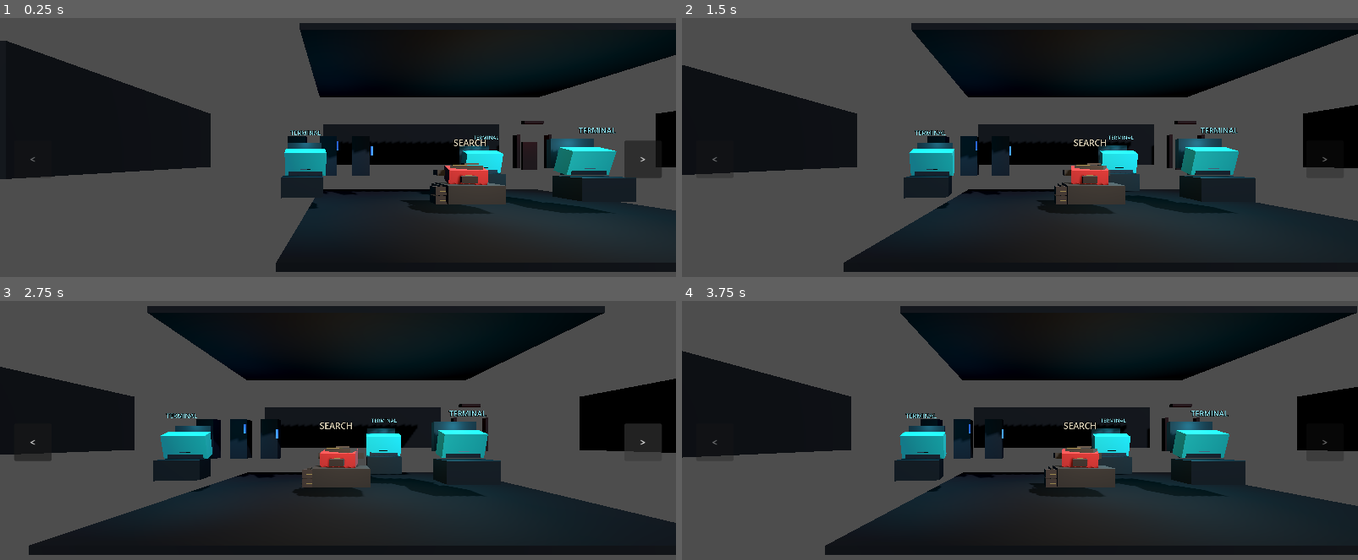
Above: before the commit, frames 1-4 (two rows, left to right).
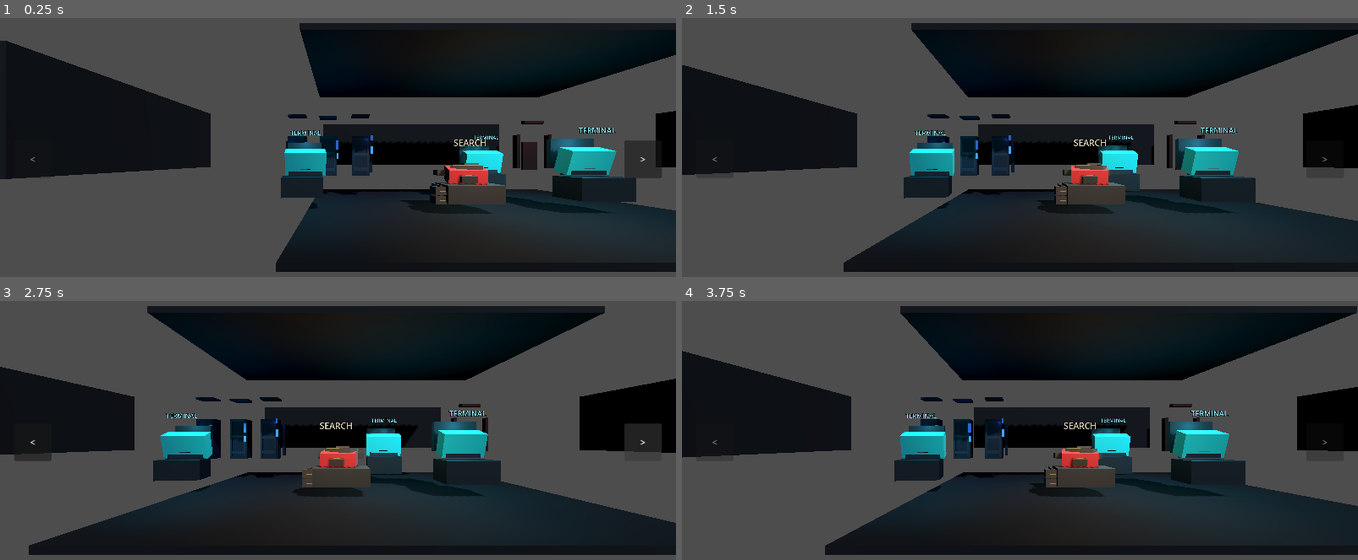
Above: after the commit, the same moments.

Repository: RealAtomTR/Familiar-Strange
Game: Godot game, scene res://node_3d.tscn
Two runs of this game, one before a commit and one after it. Both use one fixed random seed, a clock stepped at 60 frames per second and the inputs below.
Inputs:
- Up to frame 1 (0.25 s): no input
- Up to frame 2 (1.5 s): click ">" at 0.5 s; click "<" at 1.25 s
- Up to frame 3 (2.75 s): click ">" at 2 s
- Up to frame 4 (3.75 s): click "<" at 2.75 s; click ">" at 3.5 s

The runs differ from the first frame. In frame 1, 0.3% of the frame differs, in the area x 42-56%, y 37-68%; in frame 2, 0.3%; in frame 3, 0.3%, in the area x 28-43%, y 37-68%; in frame 4, 0.3%.

Commit message:
Add server rack visual placeholders

Diff:
--- a/familiar-strange/node_3d.tscn
+++ b/familiar-strange/node_3d.tscn
@@ -126,6 +126,28 @@
 [sub_resource type="StandardMaterial3D" id="Material_search_folder"]
 albedo_color = Color(0.62, 0.56, 0.34, 1)
 roughness = 0.94
+
+[sub_resource type="BoxMesh" id="BoxMesh_server_panel"]
+size = Vector3(0.62, 0.12, 0.05)
+
+[sub_resource type="BoxMesh" id="BoxMesh_server_rail"]
+size = Vector3(0.06, 1.54, 0.06)
+
+[sub_resource type="BoxMesh" id="BoxMesh_server_topcap"]
+size = Vector3(0.78, 0.08, 0.68)
+
+[sub_resource type="BoxMesh" id="BoxMesh_server_sidepipe"]
+size = Vector3(0.12, 1.46, 0.12)
+
+[sub_resource type="StandardMaterial3D" id="Material_server_trim"]
+albedo_color = Color(0.14, 0.17, 0.22, 1)
+roughness = 0.55
+metallic = 0.32
+
+[sub_resource type="StandardMaterial3D" id="Material_server_pipe"]
+albedo_color = Color(0.08, 0.13, 0.18, 1)
+roughness = 0.46
+metallic = 0.4
 
 [node name="Node3D" type="Node3D" unique_id=15173832]
 script = ExtResource("1_nxgol")
@@ -228,8 +250,48 @@
 material_override = SubResource("Material_server")
 scale = Vector3(0.75, 1.75, 0.65)
 
+[node name="ServerRackATopCap" type="MeshInstance3D" parent="EnvironmentGreybox"]
+transform = Transform3D(1, 0, 0, 0, 1, 0, 0, 0, 1, -1.8, 3.52, -3.1)
+mesh = SubResource("BoxMesh_server_topcap")
+material_override = SubResource("Material_server_trim")
+
+[node name="ServerRackARailLeft" type="MeshInstance3D" parent="EnvironmentGreybox"]
+transform = Transform3D(1, 0, 0, 0, 1, 0, 0, 0, 1, -2.1, 1.74, -2.72)
+mesh = SubResource("BoxMesh_server_rail")
+material_override = SubResource("Material_server_trim")
+
+[node name="ServerRackARailRight" type="MeshInstance3D" parent="EnvironmentGreybox"]
+transform = Transform3D(1, 0, 0, 0, 1, 0, 0, 0, 1, -1.5, 1.74, -2.72)
+mesh = SubResource("BoxMesh_server_rail")
+material_override = SubResource("Material_server_trim")
+
+[node name="ServerRackAPanelTop" type="MeshInstance3D" parent="EnvironmentGreybox"]
+transform = Transform3D(1, 0, 0, 0, 0.999391, 0.0348995, 0, -0.0348995, 0.999391, -1.8, 2.56, -2.72)
+mesh = SubResource("BoxMesh_server_panel")
+material_override = SubResource("Material_server_trim")
+
+[node name="ServerRackAPanelMid" type="MeshInstance3D" parent="EnvironmentGreybox"]
+transform = Transform3D(1, 0, 0, 0, 0.999391, 0.0348995, 0, -0.0348995, 0.999391, -1.8, 1.88, -2.72)
+mesh = SubResource("BoxMesh_server_panel")
+material_override = SubResource("Material_server_trim")
+
+[node name="ServerRackAPanelLow" type="MeshInstance3D" parent="EnvironmentGreybox"]
+transform = Transform3D(1, 0, 0, 0, 0.999391, 0.0348995, 0, -0.0348995, 0.999391, -1.8, 1.2, -2.72)
+mesh = SubResource("BoxMesh_server_panel")
+material_override = SubResource("Material_server_trim")
+
+[node name="ServerRackASidePipe" type="MeshInstance3D" parent="EnvironmentGreybox"]
+transform = Transform3D(1, 0, 0, 0, 1, 0, 0, 0, 1, -2.34, 1.72, -3.46)
+mesh = SubResource("BoxMesh_server_sidepipe")
+material_override = SubResource("Material_server_pipe")
+
 [node name="ServerRackAIndicator" type="MeshInstance3D" parent="EnvironmentGreybox"]
-transform = Transform3D(1, 0, 0, 0, 1, 0, 0, 0, 1, -1.36, 2.05, -2.42)
+transform = Transform3D(1.3, 0, 0, 0, 1.05, 0, 0, 0, 1, -1.36, 2.12, -2.42)
+mesh = SubResource("BoxMesh_indicator")
+material_override = SubResource("Material_server_indicator")
+
+[node name="ServerRackAIndicatorLow" type="MeshInstance3D" parent="EnvironmentGreybox"]
+transform = Transform3D(1.1, 0, 0, 0, 0.78, 0, 0, 0, 1, -1.38, 1.52, -2.42)
 mesh = SubResource("BoxMesh_indicator")
 material_override = SubResource("Material_server_indicator")
 
@@ -239,8 +301,43 @@
 material_override = SubResource("Material_server")
 scale = Vector3(0.75, 1.75, 0.65)
 
+[node name="ServerRackBTopCap" type="MeshInstance3D" parent="EnvironmentGreybox"]
+transform = Transform3D(1, 0, 0, 0, 1, 0, 0, 0, 1, -0.45, 3.52, -3.4)
+mesh = SubResource("BoxMesh_server_topcap")
+material_override = SubResource("Material_server_trim")
+
+[node name="ServerRackBRailLeft" type="MeshInstance3D" parent="EnvironmentGreybox"]
+transform = Transform3D(1, 0, 0, 0, 1, 0, 0, 0, 1, -0.75, 1.74, -3.02)
+mesh = SubResource("BoxMesh_server_rail")
+material_override = SubResource("Material_server_trim")
+
+[node name="ServerRackBRailRight" type="MeshInstance3D" parent="EnvironmentGreybox"]
+transform = Transform3D(1, 0, 0, 0, 1, 0, 0, 0, 1, -0.15, 1.74, -3.02)
+mesh = SubResource("BoxMesh_server_rail")
+material_override = SubResource("Material_server_trim")
+
+[node name="ServerRackBPanelTop" type="MeshInstance3D" parent="EnvironmentGreybox"]
+transform = Transform3D(1, 0, 0, 0, 0.999391, 0.0348995, 0, -0.0348995, 0.999391, -0.45, 2.58, -3.02)
+mesh = SubResource("BoxMesh_server_panel")
+material_override = SubResource("Material_server_trim")
+
+[node name="ServerRackBPanelMid" type="MeshInstance3D" parent="EnvironmentGreybox"]
+transform = Transform3D(1, 0, 0, 0, 0.999391, 0.0348995, 0, -0.0348995, 0.999391, -0.45, 1.86, -3.02)
+mesh = SubResource("BoxMesh_server_panel")
+material_override = SubResource("Material_server_trim")
+
+[node name="ServerRackBPanelLow" type="MeshInstance3D" parent="EnvironmentGreybox"]
+transform = Transform3D(1, 0, 0, 0, 0.999391, 0.0348995, 0, -0.0348995, 0.999391, -0.45, 1.16, -3.02)
+mesh = SubResource("BoxMesh_server_panel")
+material_override = SubResource("Material_server_trim")
+
 [node name="ServerRackBIndicator" type="MeshInstance3D" parent="EnvironmentGreybox"]
-transform = Transform3D(1, 0, 0, 0, 1, 0, 0, 0, 1, -0.03, 2.18, -2.72)
+transform = Transform3D(1.3, 0, 0, 0, 1.05, 0, 0, 0, 1, -0.03, 2.22, -2.72)
+mesh = SubResource("BoxMesh_indicator")
+material_override = SubResource("Material_server_indicator")
+
+[node name="ServerRackBIndicatorMid" type="MeshInstance3D" parent="EnvironmentGreybox"]
+transform = Transform3D(1.05, 0, 0, 0, 0.62, 0, 0, 0, 1, -0.02, 1.74, -2.72)
 mesh = SubResource("BoxMesh_indicator")
 material_override = SubResource("Material_server_indicator")
 
@@ -250,8 +347,48 @@
 material_override = SubResource("Material_server")
 scale = Vector3(0.75, 1.75, 0.65)
 
+[node name="ServerRackCTopCap" type="MeshInstance3D" parent="EnvironmentGreybox"]
+transform = Transform3D(1, 0, 0, 0, 1, 0, 0, 0, 1, 1, 3.52, -3.1)
+mesh = SubResource("BoxMesh_server_topcap")
+material_override = SubResource("Material_server_trim")
+
+[node name="ServerRackCRailLeft" type="MeshInstance3D" parent="EnvironmentGreybox"]
+transform = Transform3D(1, 0, 0, 0, 1, 0, 0, 0, 1, 0.7, 1.74, -2.72)
+mesh = SubResource("BoxMesh_server_rail")
+material_override = SubResource("Material_server_trim")
+
+[node name="ServerRackCRailRight" type="MeshInstance3D" parent="EnvironmentGreybox"]
+transform = Transform3D(1, 0, 0, 0, 1, 0, 0, 0, 1, 1.3, 1.74, -2.72)
+mesh = SubResource("BoxMesh_server_rail")
+material_override = SubResource("Material_server_trim")
+
+[node name="ServerRackCPanelTop" type="MeshInstance3D" parent="EnvironmentGreybox"]
+transform = Transform3D(1, 0, 0, 0, 0.999391, 0.0348995, 0, -0.0348995, 0.999391, 1, 2.48, -2.72)
+mesh = SubResource("BoxMesh_server_panel")
+material_override = SubResource("Material_server_trim")
+
+[node name="ServerRackCPanelMid" type="MeshInstance3D" parent="EnvironmentGreybox"]
+transform = Transform3D(1, 0, 0, 0, 0.999391, 0.0348995, 0, -0.0348995, 0.999391, 1, 1.82, -2.72)
+mesh = SubResource("BoxMesh_server_panel")
+material_override = SubResource("Material_server_trim")
+
+[node name="ServerRackCPanelLow" type="MeshInstance3D" parent="EnvironmentGreybox"]
+transform = Transform3D(1, 0, 0, 0, 0.999391, 0.0348995, 0, -0.0348995, 0.999391, 1, 1.18, -2.72)
+mesh = SubResource("BoxMesh_server_panel")
+material_override = SubResource("Material_server_trim")
+
+[node name="ServerRackCSidePipe" type="MeshInstance3D" parent="EnvironmentGreybox"]
+transform = Transform3D(1, 0, 0, 0, 1, 0, 0, 0, 1, 1.52, 1.72, -3.46)
+mesh = SubResource("BoxMesh_server_sidepipe")
+material_override = SubResource("Material_server_pipe")
+
 [node name="ServerRackCIndicator" type="MeshInstance3D" parent="EnvironmentGreybox"]
-transform = Transform3D(1, 0, 0, 0, 1, 0, 0, 0, 1, 1.43, 1.95, -2.42)
+transform = Transform3D(1.24, 0, 0, 0, 0.88, 0, 0, 0, 1, 1.43, 2.0, -2.42)
+mesh = SubResource("BoxMesh_indicator")
+material_override = SubResource("Material_server_indicator")
+
+[node name="ServerRackCIndicatorTop" type="MeshInstance3D" parent="EnvironmentGreybox"]
+transform = Transform3D(1.08, 0, 0, 0, 0.58, 0, 0, 0, 1, 1.42, 2.52, -2.42)
 mesh = SubResource("BoxMesh_indicator")
 material_override = SubResource("Material_server_indicator")
 
@@ -328,10 +465,22 @@
 omni_range = 6.4
 
 [node name="ServerLight" type="OmniLight3D" parent="EnvironmentGreybox"]
-transform = Transform3D(1, 0, 0, 0, 1, 0, 0, 0, 1, -0.2, 3.4, -2.8)
-light_color = Color(0.16, 0.3, 0.58, 1)
-light_energy = 1.12
-omni_range = 8.6
+transform = Transform3D(1, 0, 0, 0, 1, 0, 0, 0, 1, -0.15, 3.25, -2.95)
+light_color = Color(0.15, 0.32, 0.62, 1)
+light_energy = 1.02
+omni_range = 7.8
+
+[node name="ServerAccentLeft" type="OmniLight3D" parent="EnvironmentGreybox"]
+transform = Transform3D(1, 0, 0, 0, 1, 0, 0, 0, 1, -2.0, 2.35, -2.55)
+light_color = Color(0.14, 0.38, 0.76, 1)
+light_energy = 0.34
+omni_range = 3.4
+
+[node name="ServerAccentRight" type="OmniLight3D" parent="EnvironmentGreybox"]
+transform = Transform3D(1, 0, 0, 0, 1, 0, 0, 0, 1, 1.25, 2.45, -2.58)
+light_color = Color(0.14, 0.38, 0.76, 1)
+light_energy = 0.3
+omni_range = 3.2
 
 [node name="TerminalGlowLeft" type="OmniLight3D" parent="EnvironmentGreybox"]
 transform = Transform3D(1, 0, 0, 0, 1, 0, 0, 0, 1, -1.1, 2.2, -0.55)
Not shown: 1 places in familiar-strange/node_3d.tscn that only renumber resources
